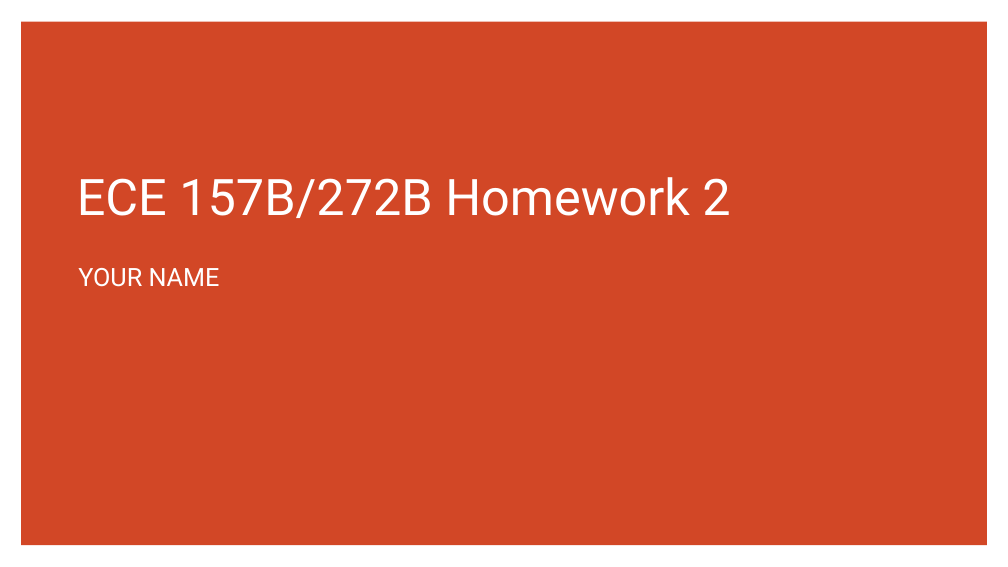
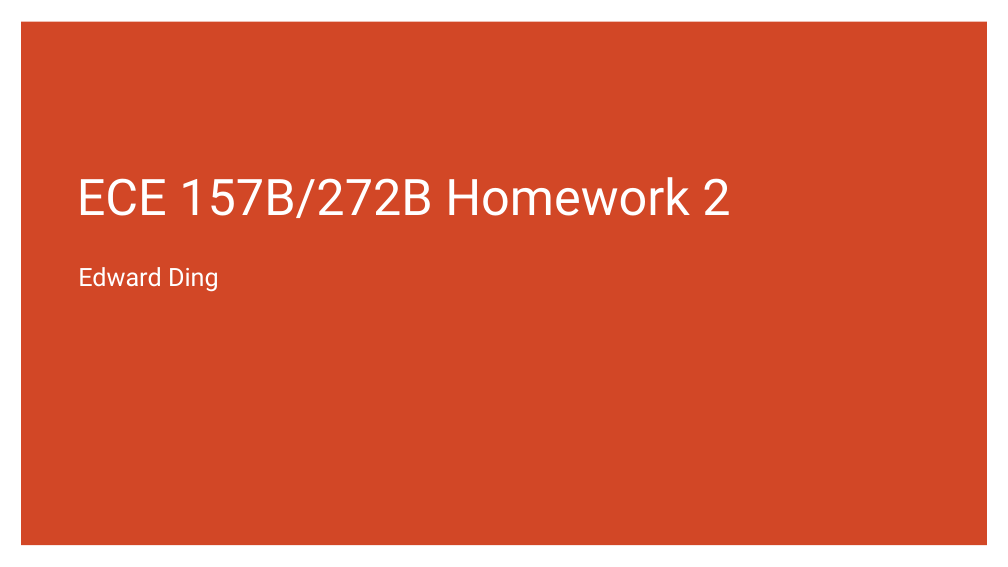
Before and after one commit to eding42/ece157b-hw2, a slide deck: slide 1 of ECE_157B_272B_Homework2_Template.pptx. Drawn at 1008x567 pixels with LibreOffice and Linux fonts; fonts in the diff are those of the drawing. Boxes give left, top, right and bottom in pixels: in the first picture for what was removed or moved away, otherwise in the second. Text is boxed around its words. In the diff, an @@ line names an element or a change of style, - is before the commit and + after.

```diff
--- a/ECE_157B_272B_Homework2_Template.pptx
+++ b/ECE_157B_272B_Homework2_Template.pptx
@@ subtitle at (78,267,219,292): text changed @@
-YOUR NAME
+Edward Ding
```
Also in this commit, not shown: 1 other slide changed, 1 other file.
